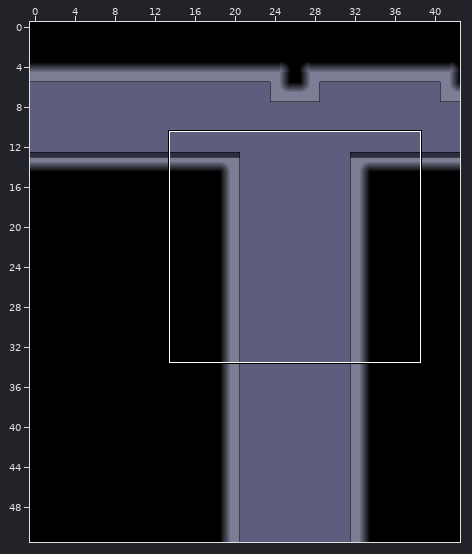
An edit to a level. LDtk project, Darkrise/Assets/Levels/startLevel.ldtk. Above: a wide view before the commit, with the close-up outlined.
Close-up. Before the edit:
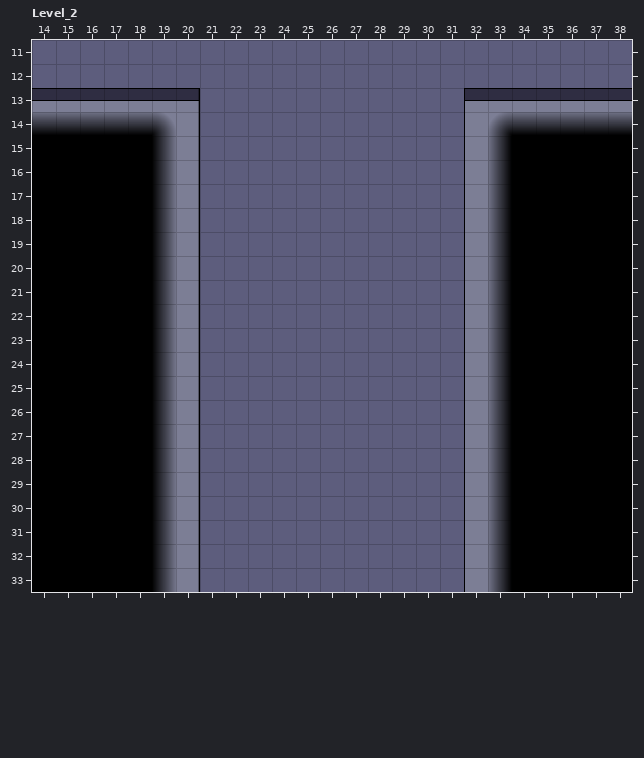
Cells are 60x60 px. Shown: Level_2 x 14..38, y 11..33. The commit also changed other parts of the map, which this record leaves out.
After:
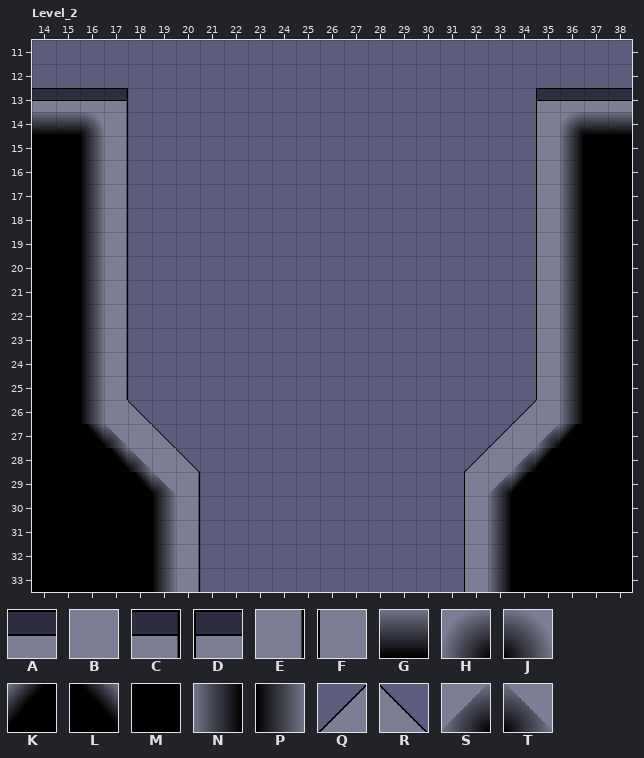
Key: from "DarkriseTilemapV3": A 0, B 2, C 6, D 6 flipped left-right, E 20, F 20 flipped left-right, G 28, H 30, J 30 flipped left-right, K 58, L 58 flipped left-right, M 60, N 74, P 74 flipped left-right, Q 98, R 98 flipped left-right, S 2 under 32, T 2 under 32 flipped left-right.
_ is an empty cell.
Diff:
Layer "Tiles":
Tile M becomes tile B in row 26 at x 17 and 35; in row 27 at x 18 and 34.
Tile N becomes tile B in row 28 at x 33.
Tile P becomes tile B in row 28 at x 19.
Tile A becomes tile C in row 13 at x 17.
Tile A becomes tile D in row 13 at x 35.
Tile G becomes tile E in row 14 at x 17.
Tile M becomes tile E in rows 15 to 25 at x 17.
Tile G becomes tile F in row 14 at x 35.
Tile M becomes tile F in rows 15 to 25 at x 35.
Tile G becomes tile H in row 14 at x 36.
Tile G becomes tile J in row 14 at x 16.
Tile M becomes tile K in row 27 at x 36; in row 28 at x 35; in row 29 at x 34.
Tile M becomes tile L in row 27 at x 16; in row 28 at x 17; in row 29 at x 18.
Tile M becomes tile N in rows 15 to 26 at x 36.
Tile M becomes tile P in rows 15 to 26 at x 16.
Tile F becomes tile Q in row 28 at x 32.
Tile M becomes tile Q in row 26 at x 34.
Tile N becomes tile Q in row 27 at x 33.
Tile E becomes tile R in row 28 at x 20.
Tile M becomes tile R in row 26 at x 18.
Tile P becomes tile R in row 27 at x 19.
Tile M becomes tile S in row 27 at x 35; in row 28 at x 34.
Tile N becomes tile S in row 29 at x 33.
Tile M becomes tile T in row 27 at x 17; in row 28 at x 18.
Tile P becomes tile T in row 29 at x 19.
Tile A is gone in row 13 at x 18 to 19 and 33 to 34.
Tile C is gone in row 13 at x 20.
Tile D is gone in row 13 at x 32.
Tile E is gone in rows 14 to 27 at x 20.
Tile F is gone in rows 14 to 27 at x 32.
Tile G is gone in row 14 at x 18 and 34.
Tile H is gone in row 14 at x 33.
Tile J is gone in row 14 at x 19.
Tile M is gone in rows 15 to 25 at x 18 and 34.
Tile N is gone in rows 15 to 26 at x 33.
Tile P is gone in rows 15 to 26 at x 19.
Boxes around the changes in both close-ups, in picture pixels (x1, y1, x2, y2):
changed: (81, 88, 200, 494)
changed: (464, 88, 583, 494)
